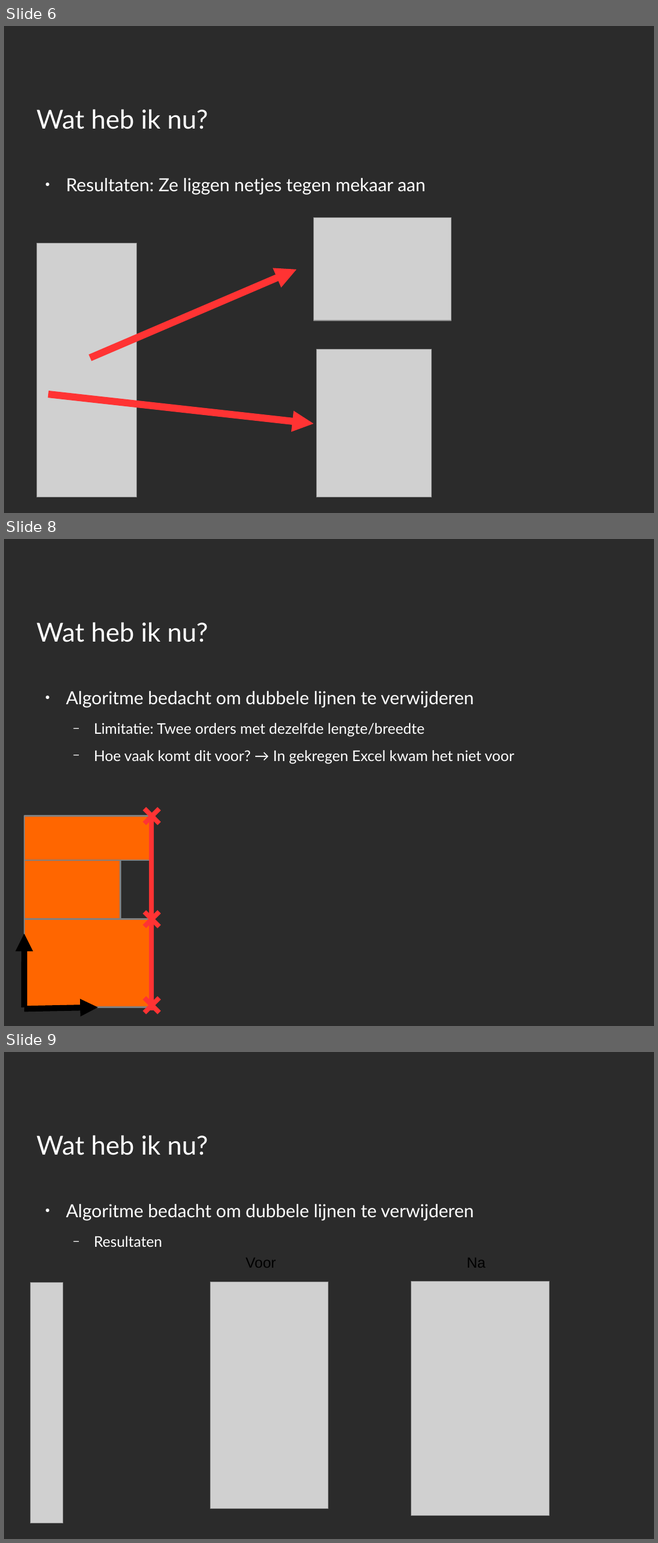
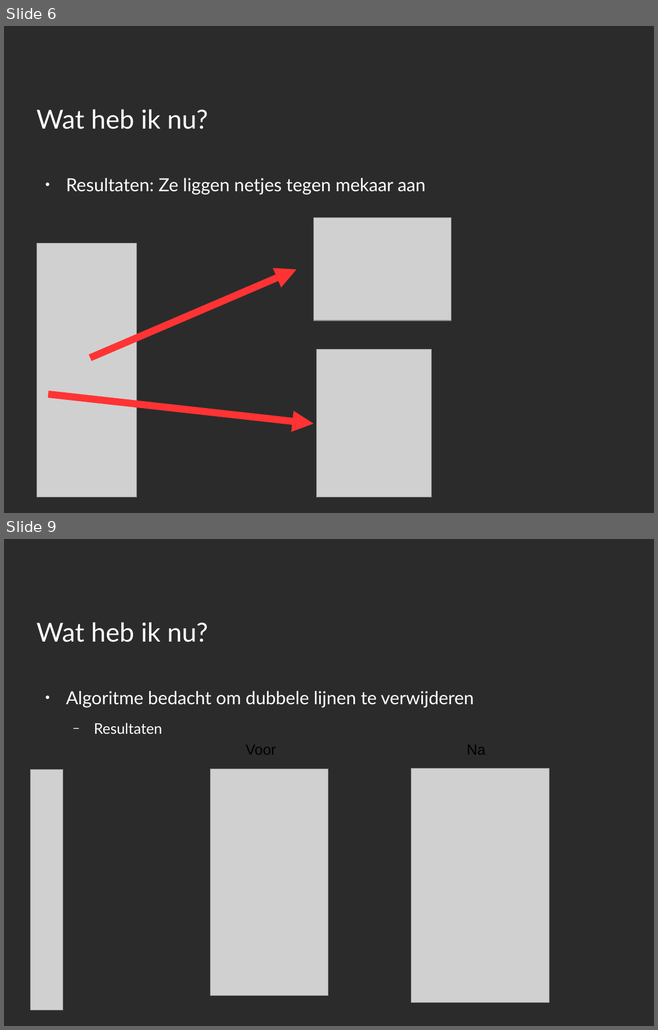
Before and after one commit to fmeccanici/2d_rectangle_packing, a slide deck: documents/presentations/meeting2.odp. Shown one above the other, each under a label of ours: slides 6, 8 and 9 before the commit, slides 6 and 9 after it; the slides between them are not shown. The pictures are 658x1543 and 658x1030 pixels, drawn with LibreOffice and Linux fonts; fonts in the diff are those of the drawing; grey boxes stand for pictures; background and template pictures are left out; a plain dark background stands for a picture behind light text. Boxes give left, top, right and bottom in pixels: in the first picture for what was removed or moved away, otherwise in the second. Text is boxed around its words. In the diff, an @@ line names an element or a change of style, - is before the commit and + after.

```diff
--- a/documents/presentations/meeting2.odp
+++ b/documents/presentations/meeting2.odp
@@ slide 8 removed at (4,539,654,1026), background picture (left out) @@
@@ title removed at (36,622,208,642) @@
-Wat heb ik nu?
@@ text removed at (66,691,514,763) @@
-● Algoritme bedacht om dubbele lijnen te verwijderen
-  − Limitatie: Twee orders met dezelfde lengte/breedte
-  − Hoe vaak komt dit voor? → In gekregen Excel kwam het niet voor
@@ rectangle removed at (24,816,151,860) @@
@@ line removed from (144, 809) to (159, 824) @@
@@ line removed from (144, 824) to (159, 809) @@
@@ line removed from (151, 819) to (151, 1011) @@
@@ rectangle removed at (24,860,120,919) @@
@@ rectangle removed at (24,919,151,1008) @@
@@ line removed from (144, 912) to (159, 927) @@
@@ line removed from (144, 927) to (159, 912) @@
@@ arrow removed from (24, 1008) to (24, 934) @@
@@ text removed at (4,964,18,986) @@
-y
@@ arrow removed from (24, 1009) to (98, 1008) @@
@@ line removed from (144, 998) to (159, 1013) @@
@@ line removed from (144, 1013) to (159, 998) @@
@@ text removed at (39,1017,68,1026) @@
-x
```
Also in this commit, not shown: 1 slide changed, 3 slides added, 5 other files.
